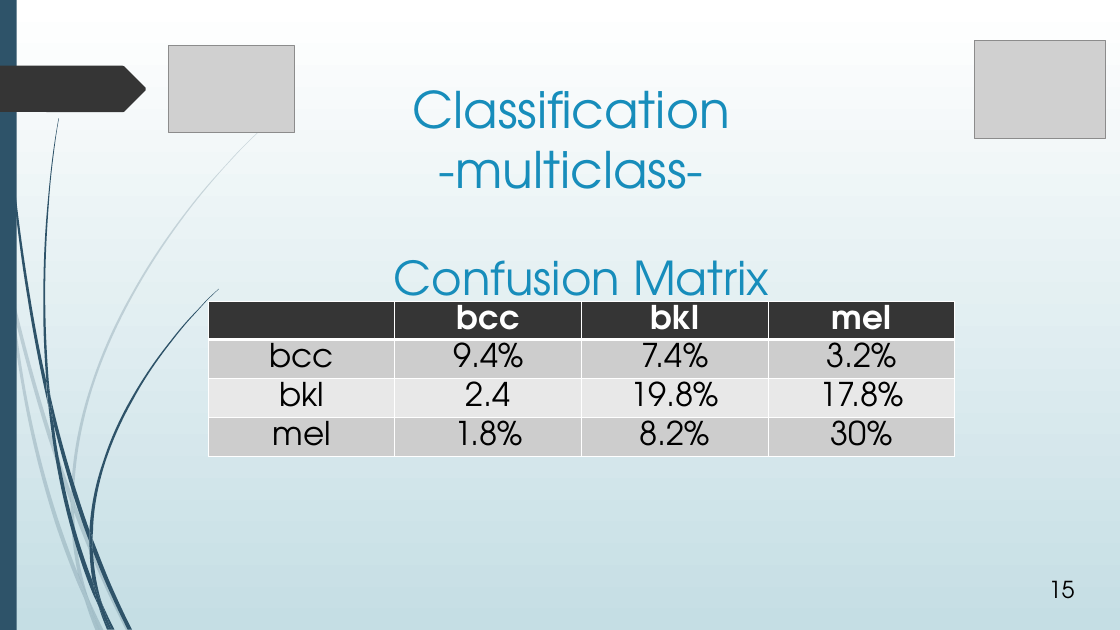
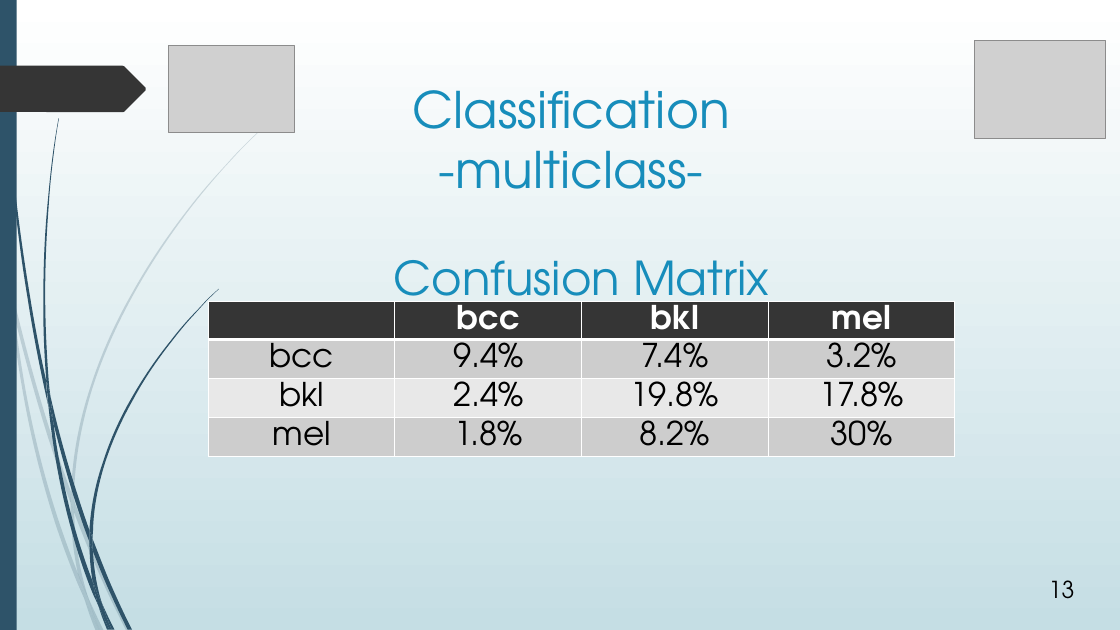
Before and after one commit to avasile96/CAD, a slide deck: slide 13 of Presentation_updated.pptx (slide 15 before the commit). Drawn at 1120x630 pixels with LibreOffice and Linux fonts; fonts in the diff are those of the drawing; grey boxes stand for pictures. Boxes give left, top, right and bottom in pixels: in the first picture for what was removed or moved away, otherwise in the second. Text is boxed around its words. In the diff, an @@ line names an element or a change of style, - is before the commit and + after.

```diff
--- a/Presentation_updated.pptx
+++ b/Presentation_updated.pptx
@@ table at [208,301,954,492] @@
-row 3, column 2: 2.4
+row 3, column 2: 2.4%
@@ page number at [1049,580,1075,599]: text changed @@
-15
+13
```
Also in this commit, not shown: 7 other slides changed, 2 slides added, 2 slides removed.
